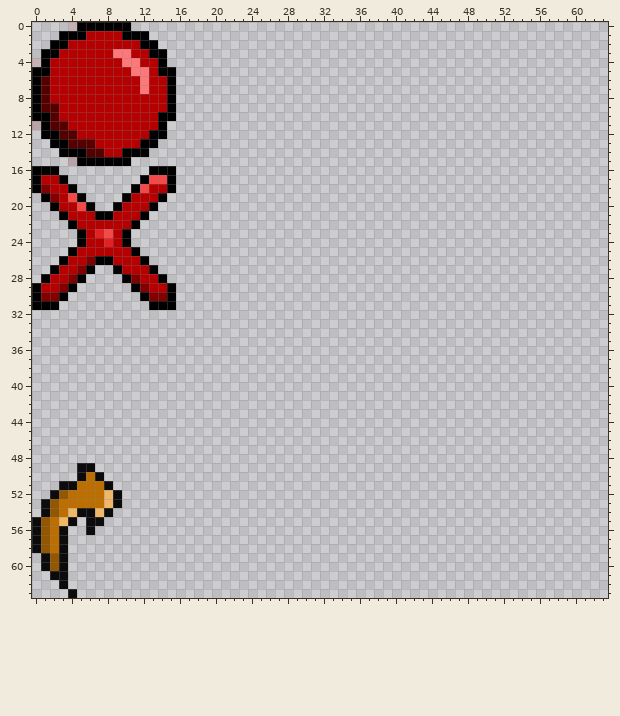
Two states of a pixel-art sprite, src/main/resources/assets/panostream/overlay.png. This is how it looked before the edit.
The file is 64x64 pixels. Pixels under 10% opacity are left out. Colours within 5 levels of each other are drawn and written as one.
After the commit:
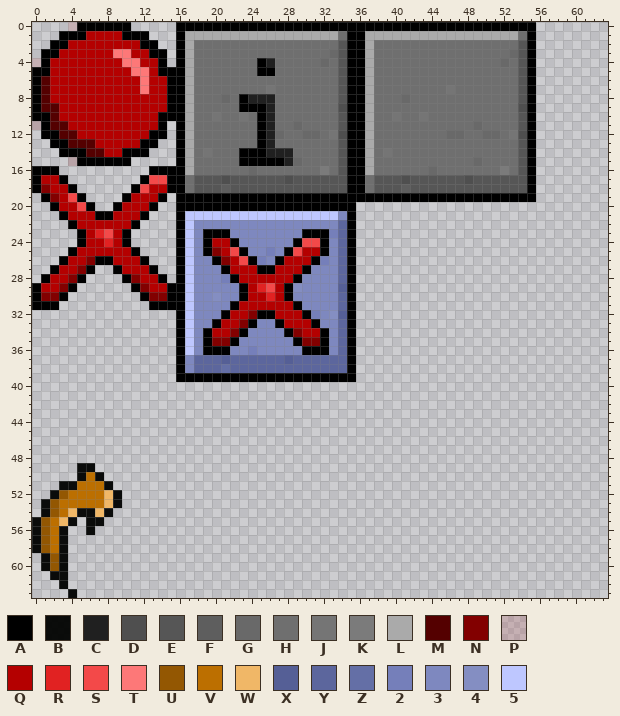
Palette (. is transparent): A #000000  B #090a09fd  C #202020  D #4f4f4f  E #565656  F #5e5e5e  G #696969  H #6f6f6f  J #757575  K #7b7b7b  L #aaaaaa  M #540000  N #820000  P #91000024  Q #b40000  R #e12222  S #f34949  T #fd7878  U #935702  V #bc6f00  W #f0b767  X #555f96  Y #5c669d  Z #646fa6  2 #757fba  3 #7e88bf  4 #848ec2  5 #bec7ff
Difference:
Changed rows in their new state; - is an unchanged pixel.
first column x 16:
 0 AAAAAAAAAAAAAAAAAAAAAAAAAAAAAAAAAAAAAAAA
 1 ALLLLLLLLLLLLLLLLLHAALLLLLLLLLLLLLLLLLHA
 2 ALHHHHHHHHHHHHHHHHEAALHHHHHHHHHHHHHHHHEA
 3 ALHHHHHHHHHHHHHHHGEAALHHHHHHHHHHHHHHHGEA
 4 ALHHHHHHHACHHHHHGHEAALHHHHHHHHHHHHHHGHEA
 5 ALHHHHHHHAAHHHHHHHEAALHHHHHHHHHHHHHHHHEA
 6 ALHHHHHHHHHHHHHHHHEAALHHHHHHHHHHHHHHHHEA
 7 ALHHHHHHHHJHHHHHHHEAALHHHHHHHHJHHHHHHHEA
 8 ALHHHGHACCCHHHHHHHEAALHHHGHHHHHHHHHHHHEA
 9 ALHHHHHAAACHHHHHHHDAALHHHHHHHHHHHHHHHHDA
10 ALHHJHHJHACHHHHHHHEAALHHJHHJHHHHHHHHHHEA
11 ALHHHHHHHACHHGHHHHEAALHHHHHHHHHHHGHHHHEA
12 ALHHHHHHHACGHHGGHJDAALHHHHHHHHGGHHGGHJDA
13 ALHHHHHHHACHHHHHHHEAALHHHHHHHHHHHHHHHHEA
14 ALHJHHHAAACCCHHHHHEAALHJHHHHHHHHHHHHHHEA
15 ALHHHHHAAAAACGHHHHEAALHHHHHHHHHHHGHHHHEA
16 ALHHHHHHGHHHHHHHKHEAALHHHHHHGHHHHHHHKHEA
17 AHEEEDEEEEEEDEEEEEEAAHEEEDEEEEEEDEEEEEEA
18 AHEEEFEEEEEEEEEEEEEAAHEEEFEEEEEEEEEEEEEA
19 AAAAAAAAAAAAAAAAAAAAAAAAAAAAAAAAAAAAAAAA
20 AAAAAAAAAAAAAAAAAAAA--------------------
21 A555555555555555553A--------------------
22 A53333333333333333YA--------------------
23 A53AAA33333333AAA2YA--------------------
24 A53AQQA333333ASSA3YA--------------------
25 A53ANQSA3323ASQQA3YA--------------------
26 A533ANQSA23AQQQA23YA--------------------
27 A5333AQQQAAQQQA333YA--------------------
28 A53332AQQQQQQA3333YA--------------------
29 A533333AQRSQA43333XA--------------------
30 A533433AQQRQA33333YA--------------------
31 A53333AQQQQQQA3333YA--------------------
32 A5333AQQNAAQQQA234XA--------------------
33 A533AQQNA33AQQQA33YA--------------------
34 A53AQQNA3333ANQQA3YA--------------------
35 A53ANNA333333ANNA3YA--------------------
36 A53AAA33233333AAA3YA--------------------
37 A3YYYXYYYYYYXYYYYYYA--------------------
38 A3YYYZYYYYYYYYYYYYYA--------------------
39 AAAAAAAAAAAAAAAAAAAA--------------------
